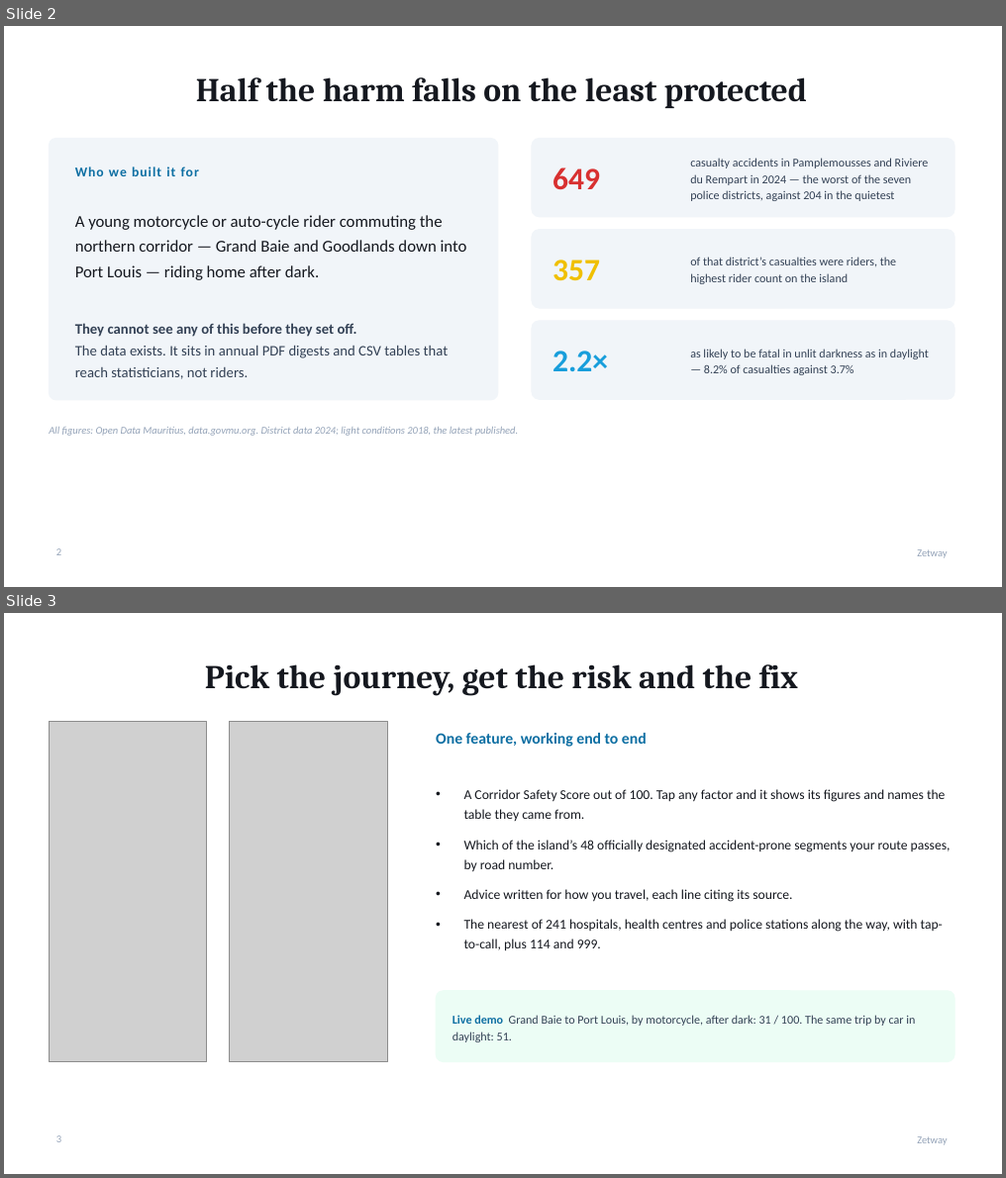
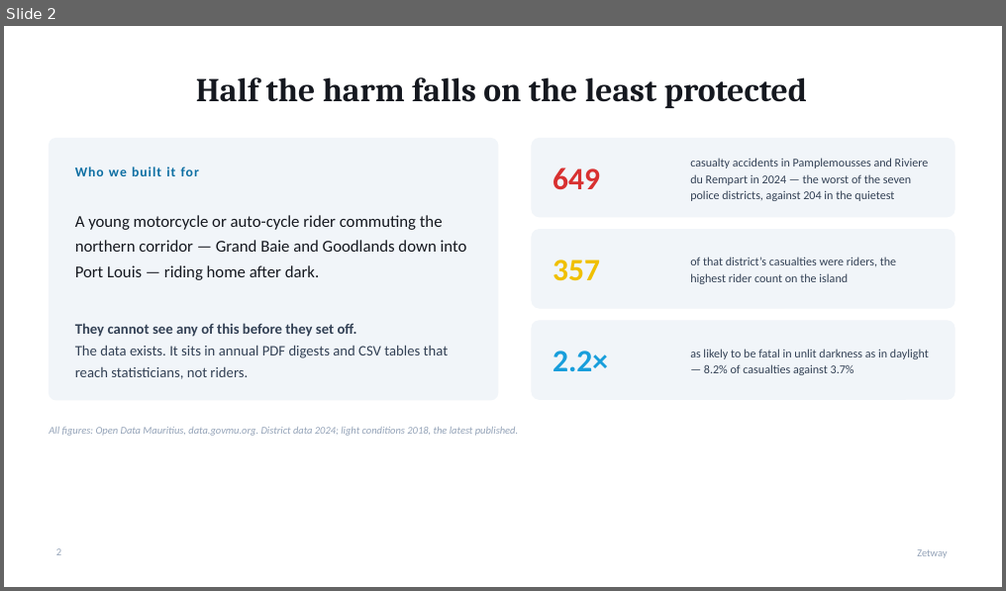
Before and after one commit to sahiljeebun132-dev/BackpropPirates, a slide deck: docs/Zetway-Pitch.pptx. Shown one above the other, each under a label of ours: slides 2 and 3 before the commit, slide 2 after it. The pictures are 1006x1178 and 1006x591 pixels, drawn with LibreOffice and Linux fonts; fonts in the diff are those of the drawing; grey boxes stand for pictures. Boxes give left, top, right and bottom in pixels: in the first picture for what was removed or moved away, otherwise in the second. Text is boxed around its words. In the diff, an @@ line names an element or a change of style, - is before the commit and + after.

```diff
--- a/docs/Zetway-Pitch.pptx
+++ b/docs/Zetway-Pitch.pptx
@@ slide 3 removed at bbox=[4, 613, 1002, 1174], background #FFFFFF; not listed: 1 template element that a slide beside it also shows @@
@@ title removed at bbox=[205, 664, 798, 696] @@
-Pick the journey, get the risk and the fix
@@ picture removed at bbox=[49, 722, 207, 1062] @@
@@ picture removed at bbox=[230, 722, 387, 1062] @@
@@ text removed at bbox=[436, 733, 647, 747] @@
-One feature, working end to end
@@ text removed at bbox=[464, 789, 950, 952] @@
-• A Corridor Safety Score out of 100. Tap any factor and it shows its figures and names the table they came from.
-• Which of the island’s 48 officially designated accident-prone segments your route passes, by road number.
-• Advice written for how you travel, each line citing its source.
-• The nearest of 241 hospitals, health centres and police stations along the way, with tap-to-call, plus 114 and 999.
@@ rounded rectangle removed at bbox=[436, 991, 954, 1062] @@
@@ text removed at bbox=[452, 1015, 915, 1043] @@
-Live demo Grand Baie to Port Louis, by motorcycle, after dark: 31 / 100. The same trip by car in daylight: 51.
@@ page number removed at bbox=[56, 1136, 61, 1143] @@
-3
```
Also in this commit, not shown: 2 slides changed, 1 slide added, 5 other files.
